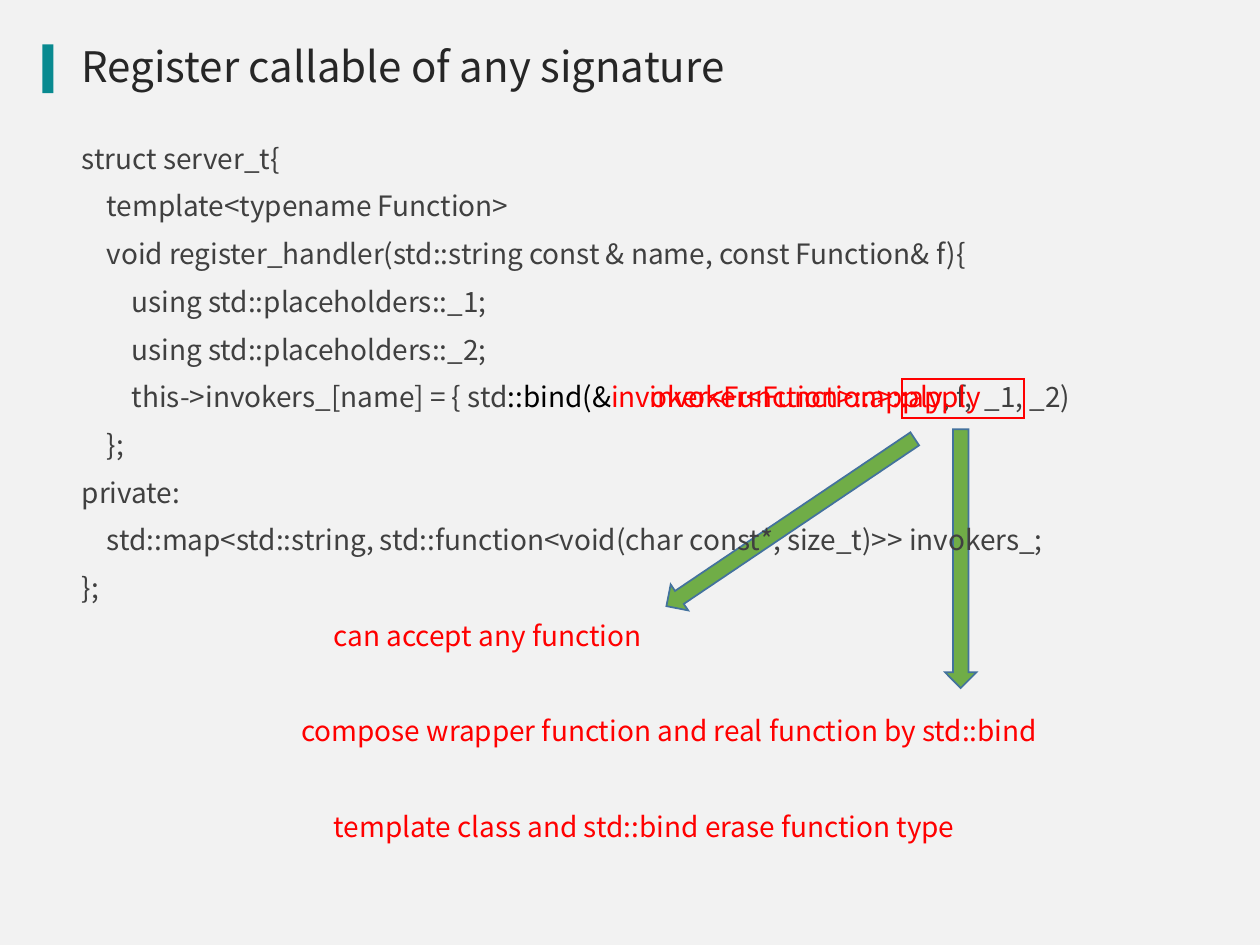
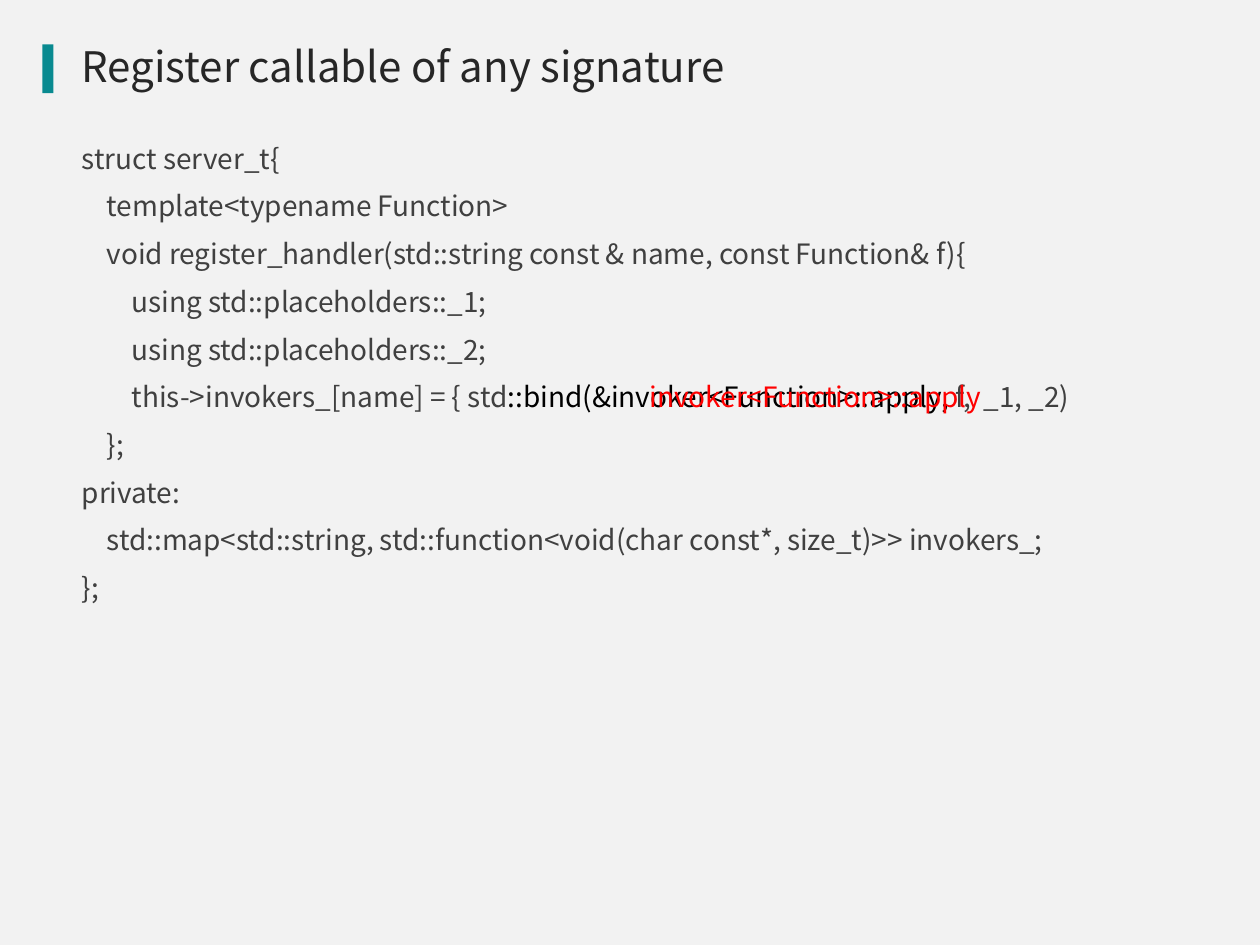
Before and after one commit to qicosmos/cppnow2017-ppt, a slide deck: slide 20 of An easy to use RPC framework implemented by c++11 and c++14.pptx (slide 16 before the commit). Drawn at 1260x945 pixels with LibreOffice and Linux fonts; fonts in the diff are those of the drawing; background and template pictures are left out. Boxes give left, top, right and bottom in pixels: in the first picture for what was removed or moved away, otherwise in the second. Text is boxed around its words. In the diff, an @@ line names an element or a change of style, - is before the commit and + after.

```diff
--- a/An easy to use RPC framework implemented by c++11 and c++14.pptx
+++ b/An easy to use RPC framework implemented by c++11 and c++14.pptx
@@ text at <box>132,384,1070,414</box>: text colour #FF0000 to #000000, text colour #404040 to #000000 in "std::bind(&invoker<Function>::apply," @@
@@ rectangle removed at <box>902,379,1024,418</box> @@
@@ down arrow removed at <box>658,426,924,620</box> @@
@@ down arrow removed at <box>945,430,976,688</box> @@
@@ text at <box>301,623,1037,844</box>: paragraphs removed @@
-can accept any function
-compose wrapper function and real function by std::bind
-template class and std::bind erase function type
```
Also in this commit, not shown: 5 other slides changed, 11 slides added, 3 slides removed.
